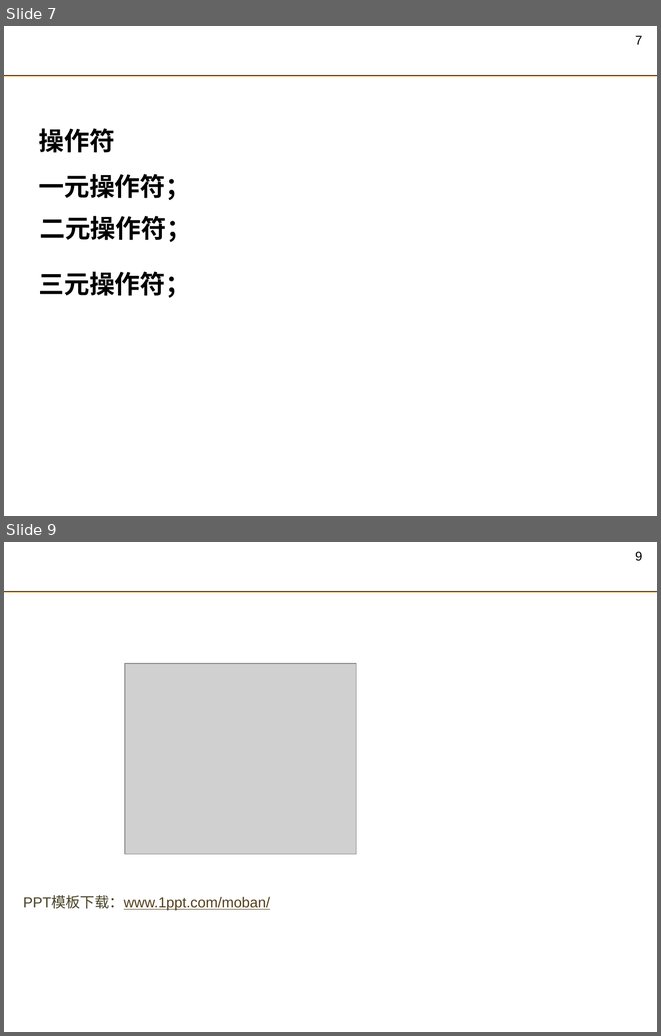
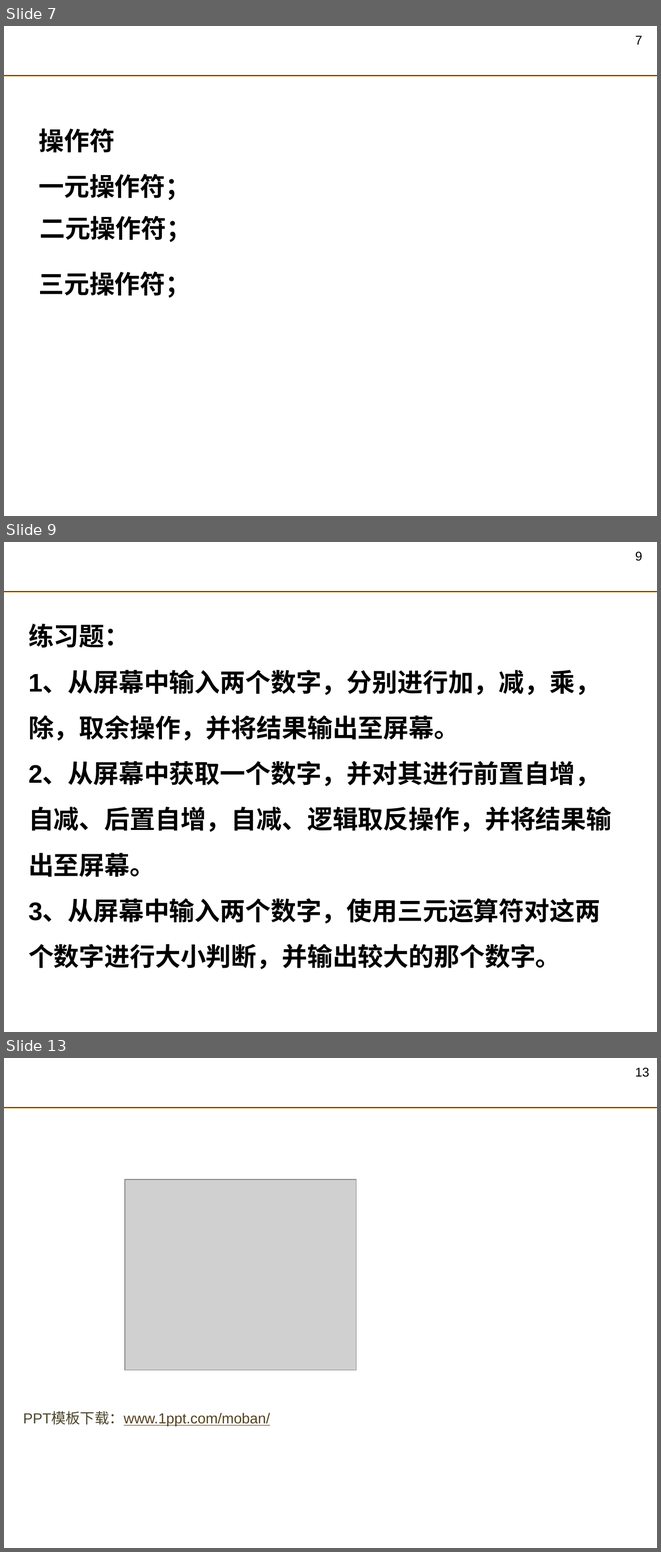
Before and after one commit to njcit-Liu/C-Plus-Sources, a slide deck: C++课件_阶段复习.pptx. Shown one above the other, each under a label of ours: slides 7 and 9 before the commit, slides 7, 9 and 13 after it; the slides between them are not shown. The pictures are 661x1036 and 661x1552 pixels, drawn with LibreOffice and Linux fonts; fonts in the diff are those of the drawing; grey boxes stand for pictures; background and template pictures are left out. Boxes give left, top, right and bottom in pixels: in the first picture for what was removed or moved away, otherwise in the second. Text is boxed around its words. In the diff, an @@ line names an element or a change of style, - is before the commit and + after.

```diff
--- a/C++课件_阶段复习.pptx
+++ b/C++课件_阶段复习.pptx
@@ slide 9 added at (x1=4, y1=542, x2=657, y2=1032), background picture (left out); not listed: 3 template elements that a slide beside it also shows @@
@@ text added at (x1=28, y1=624, x2=611, y2=969), 28 pt, text #000000, bold @@
+练习题：
+1、从屏幕中输入两个数字，分别进行加，减，乘，除，取余操作，并将结果输出至屏幕。
+2、从屏幕中获取一个数字，并对其进行前置自增，自减、后置自增，自减、逻辑取反操作，并将结果输出至屏幕。
+3、从屏幕中输入两个数字，使用三元运算符对这两个数字进行大小判断，并输出较大的那个数字。
@@ what was slide 9 is now slide 13 @@
@@ page number at (x1=635, y1=1068, x2=650, y2=1077): text changed @@
-9
+13
```
Also in this commit, not shown: 1 slide changed, 3 other slides added, 1 other file.
